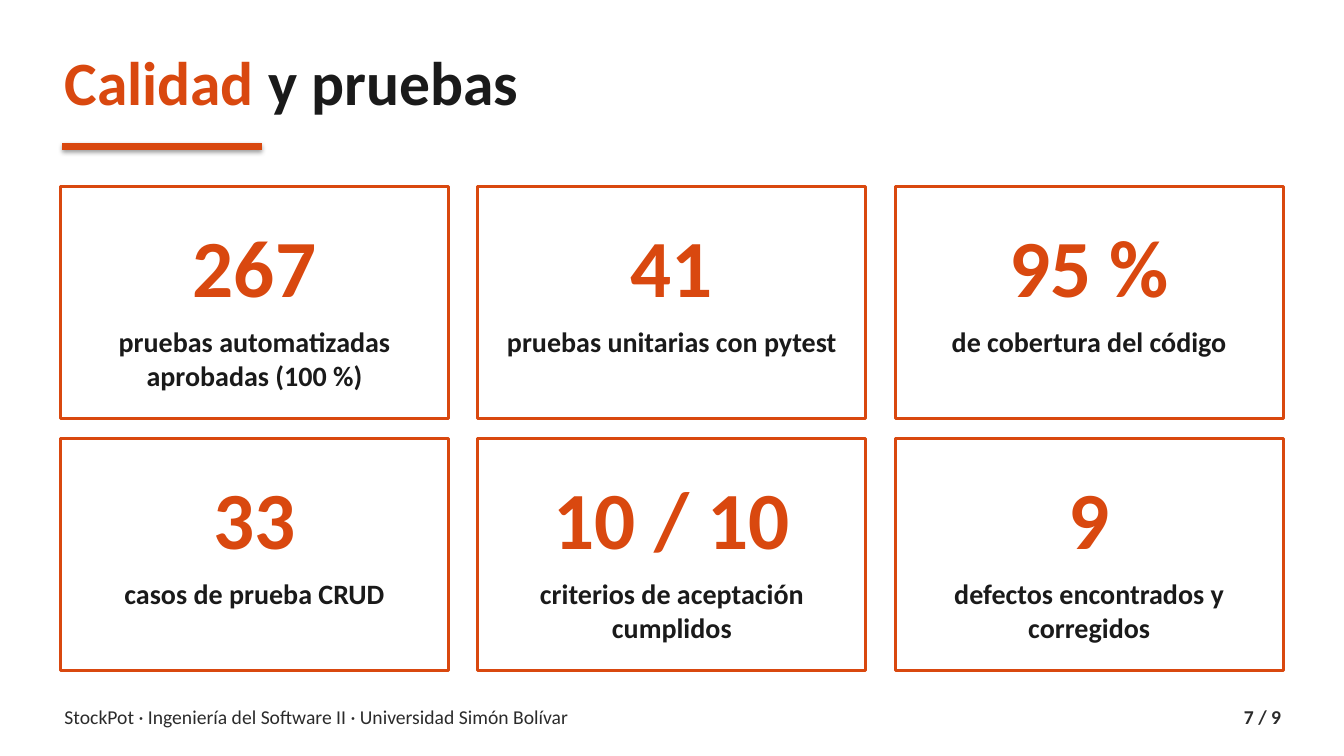
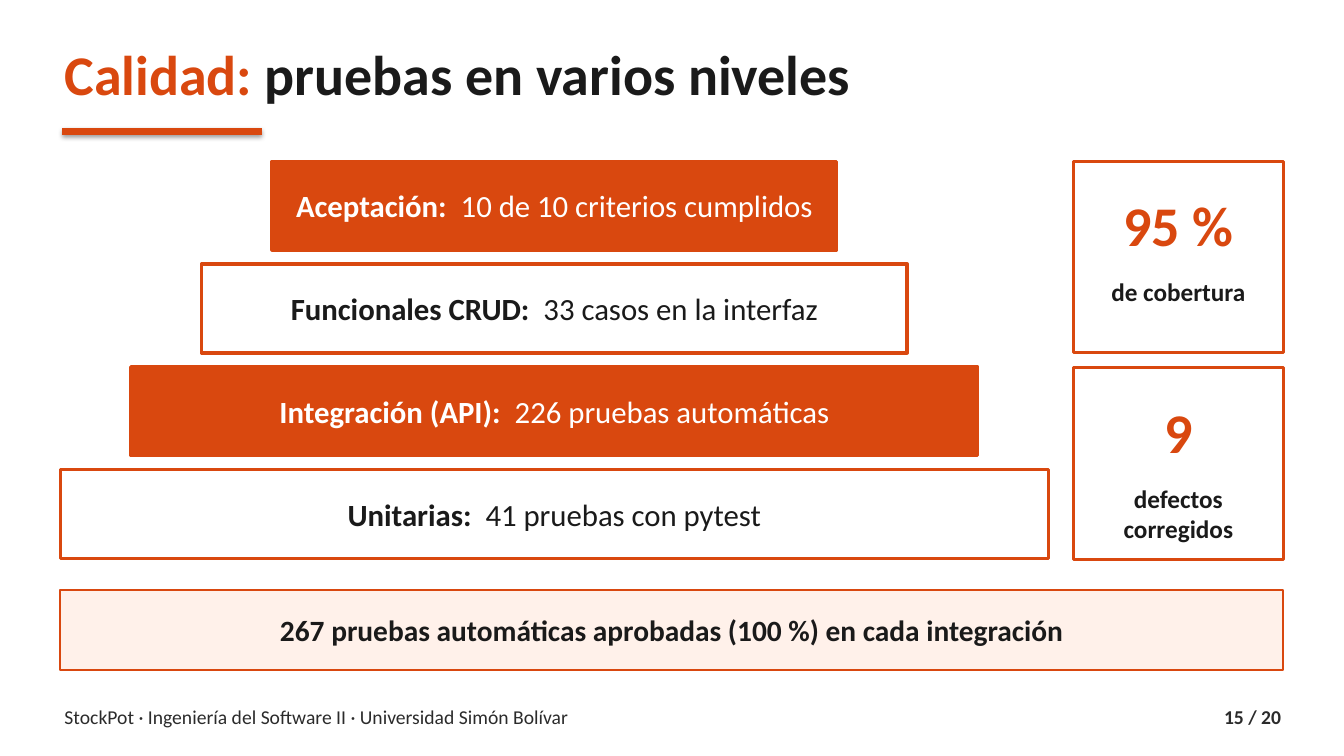
Before and after one commit to Angelssjyf/stockpot, a slide deck: slide 15 of docs/entrega-2do-corte/05_Demostracion/StockPot_Sustentacion_70.pptx (slide 7 before the commit). Drawn at 1344x756 pixels with LibreOffice and Linux fonts; fonts in the diff are those of the drawing. Boxes give left, top, right and bottom in pixels: in the first picture for what was removed or moved away, otherwise in the second. Text is boxed around its words. In the diff, an @@ line names an element or a change of style, - is before the commit and + after.

```diff
--- a/docs/entrega-2do-corte/05_Demostracion/StockPot_Sustentacion_70.pptx
+++ b/docs/entrega-2do-corte/05_Demostracion/StockPot_Sustentacion_70.pptx
@@ text at <box>64,55,850,104</box>: text changed; size 44 to 40 pt @@
-Calidad y pruebas
+Calidad: pruebas en varios niveles
@@ line moved from (63, 146) - (262, 146) to (63, 131) - (262, 131) @@
@@ rectangle added at <box>272,161,837,250</box>, fill #D9480F, outline #D9480F 2.5 pt @@
@@ text "95 %": place and size @@
-text "95 %" at <box>1009,243,1091,298</box>
+text "95 %" at <box>1123,209,1180,247</box>
@@ text "95 %" at <box>1123,209,1180,247</box>: size 58 to 40 pt @@
@@ rectangle: place and size @@
-rectangle at <box>895,187,1284,418</box>
+rectangle at <box>1074,161,1284,353</box>
@@ rectangle removed at <box>60,187,449,418</box> @@
@@ text added at <box>296,195,812,222</box>, 22 pt, text #FFFFFF @@
+Aceptación: 10 de 10 criterios cumplidos
@@ rectangle removed at <box>478,187,866,418</box> @@
@@ text removed at <box>193,241,316,298</box> @@
-267
@@ rectangle added at <box>202,264,907,353</box>, fill #FFFFFF, outline #D9480F 2.5 pt @@
@@ text removed at <box>631,244,713,297</box> @@
-41
@@ text added at <box>291,298,818,321</box>, 22 pt, text #1A1A1A @@
+Funcionales CRUD: 33 casos en la interfaz
@@ text at <box>1111,283,1245,301</box>: text changed; size 20 to 18 pt @@
-de cobertura del código
+de cobertura
@@ text removed at <box>119,332,390,391</box> @@
-pruebas automatizadas aprobadas (100 %)
@@ rectangle added at <box>131,367,978,456</box>, fill #D9480F, outline #D9480F 2.5 pt @@
@@ text "9" at <box>1164,416,1192,453</box>: size 58 to 40 pt @@
@@ text "9": place and size @@
-text "9" at <box>1069,495,1110,549</box>
+text "9" at <box>1164,416,1192,453</box>
@@ rectangle: place and size @@
-rectangle at <box>895,439,1284,670</box>
+rectangle at <box>1074,368,1284,560</box>
@@ text added at <box>279,400,829,429</box>, 22 pt, text #FFFFFF @@
+Integración (API): 226 pruebas automáticas
@@ rectangle removed at <box>60,439,449,670</box> @@
@@ rectangle removed at <box>478,439,866,670</box> @@
@@ text "Unitarias: 41 pruebas con pytest" at <box>348,504,761,531</box>: vertical alignment top to middle @@
@@ rectangle added at <box>60,470,1049,559</box>, fill #FFFFFF, outline #D9480F 2.5 pt @@
@@ text removed at <box>213,495,295,550</box> @@
-33
@@ text at <box>348,504,761,531</box>: text changed; size 20 to 22 pt; bold off @@
-pruebas unitarias con pytest
+Unitarias: 41 pruebas con pytest
@@ text removed at <box>554,495,790,550</box> @@
-10 / 10
@@ text at <box>1124,490,1233,543</box>: text changed; size 20 to 18 pt @@
-defectos encontrados y corregidos
+defectos corregidos
@@ rectangle added at <box>60,590,1284,670</box>, fill #FFF1EA, outline #D9480F 1.5 pt @@
@@ text removed at <box>124,584,384,609</box> @@
-casos de prueba CRUD
@@ text removed at <box>540,584,804,643</box> @@
-criterios de aceptación cumplidos
@@ text added at <box>280,619,1063,646</box>, 21 pt, text #1A1A1A, bold @@
+267 pruebas automáticas aprobadas (100 %) en cada integración
@@ text at <box>1224,711,1281,724</box>: text changed @@
-7 / 9
+15 / 20
```
Also in this commit, not shown: 7 other slides changed, 12 slides added, 1 slide removed, 3 other files.
